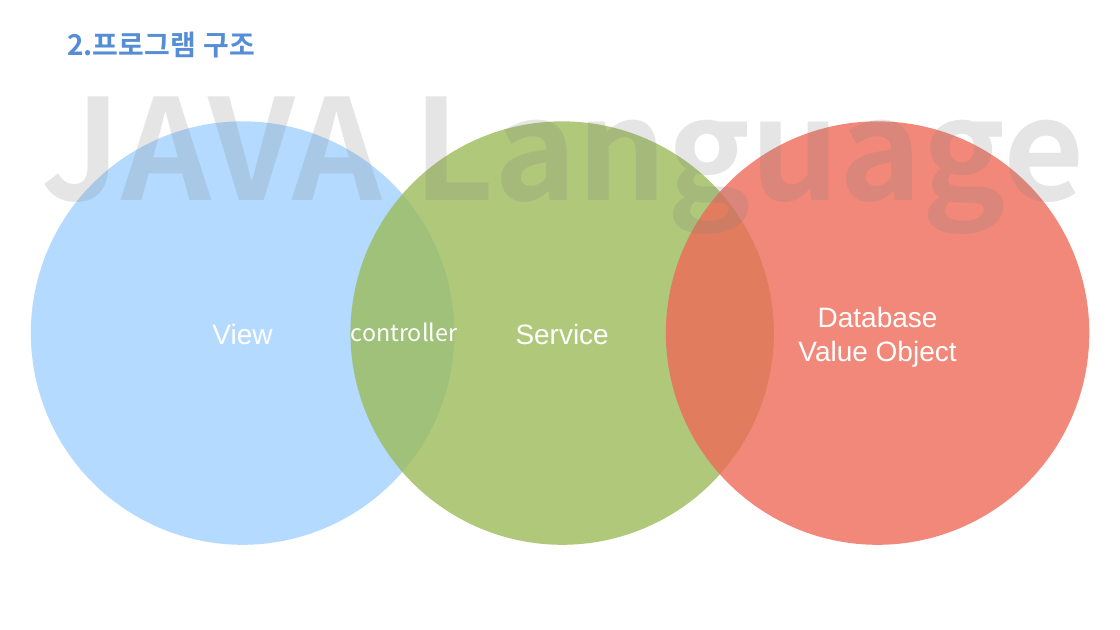
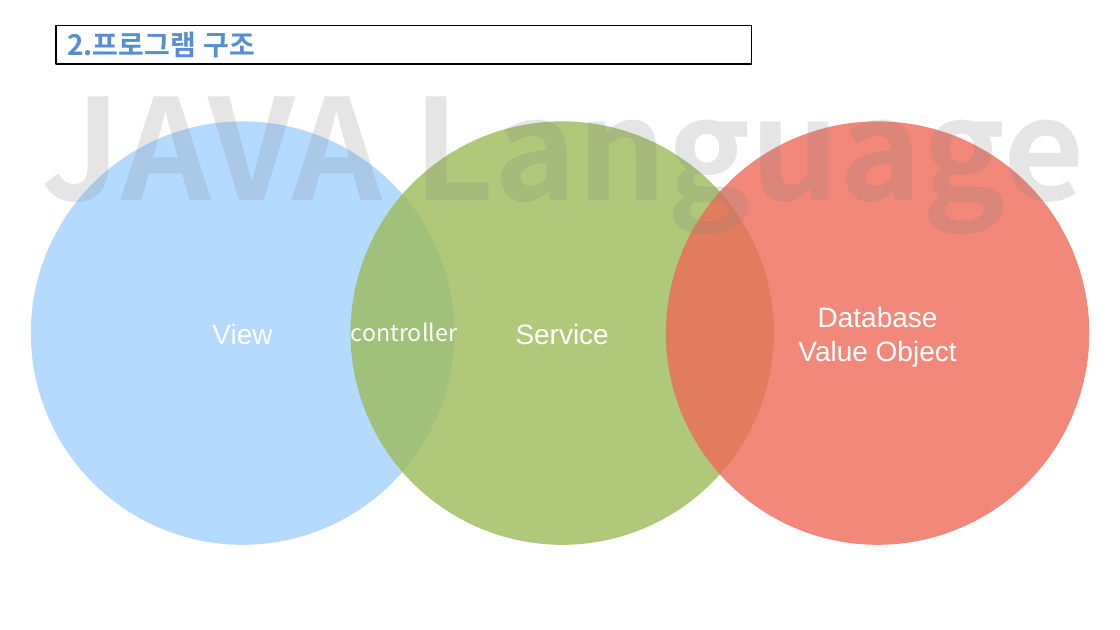
Before and after one commit to SwaKim/Tayo, a slide deck: slide 4 of Tayo Application.pptx. Drawn at 1120x630 pixels with LibreOffice and Linux fonts; fonts in the diff are those of the drawing; background and template pictures are left out. Boxes give left, top, right and bottom in pixels: in the first picture for what was removed or moved away, otherwise in the second. Text is boxed around its words. In the diff, an @@ line names an element or a change of style, - is before the commit and + after.

```diff
--- a/Tayo Application.pptx
+++ b/Tayo Application.pptx
@@ title "2.프로그램 구조": place and size @@
-title "2.프로그램 구조" at (67, 31, 256, 58)
+title "2.프로그램 구조" at (56, 26, 752, 65)
@@ title "2.프로그램 구조" at (56, 26, 752, 65): outline none to #000000 0.75 pt @@
```
Also in this commit, not shown: 3 other slides changed, 4 other files.
